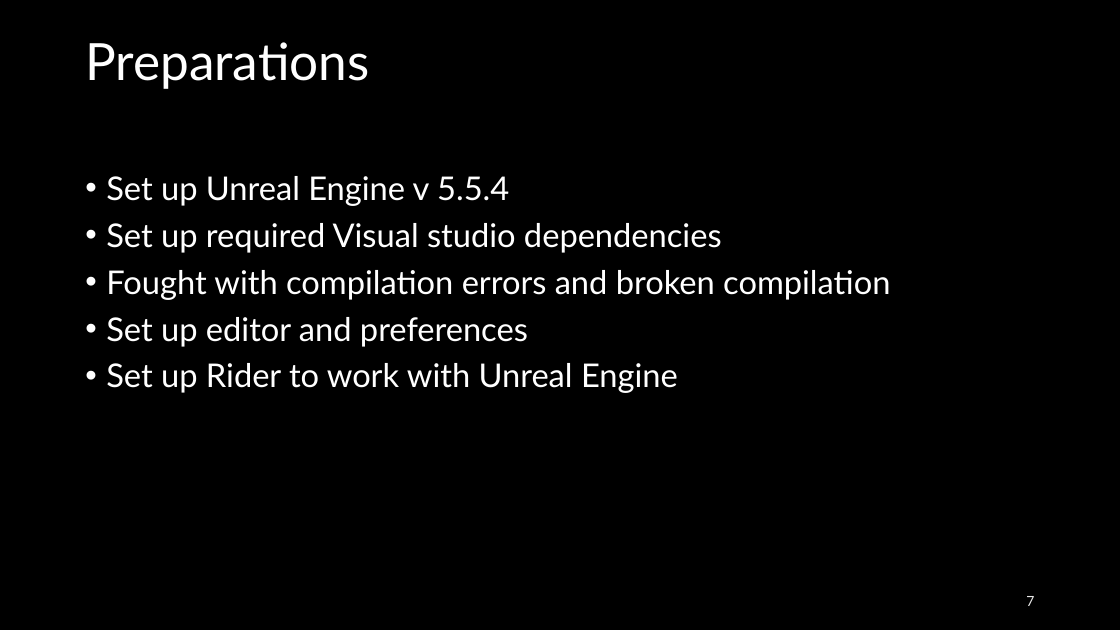
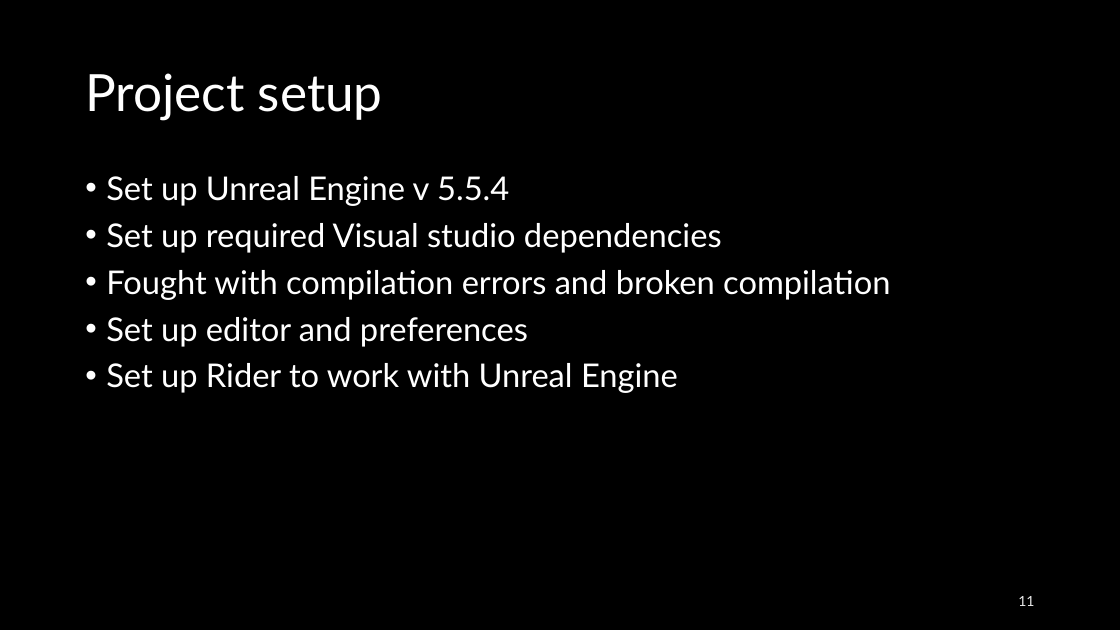
Before and after one commit to Raamxie/BGEN, a slide deck: slide 11 of Automatic generation of enemies in a survival computer.pptx (slide 7 before the commit). Drawn at 1120x630 pixels with LibreOffice and Linux fonts; fonts in the diff are those of the drawing. Boxes give left, top, right and bottom in pixels: in the first picture for what was removed or moved away, otherwise in the second. Text is boxed around its words. In the diff, an @@ line names an element or a change of style, - is before the commit and + after.

```diff
--- a/Automatic generation of enemies in a survival computer.pptx
+++ b/Automatic generation of enemies in a survival computer.pptx
@@ title at (85, 73, 383, 120): text changed @@
-Preparations
+Project setup
@@ page number at (1018, 596, 1034, 606): text changed @@
-7
+11
```
Also in this commit, not shown: 5 other slides changed, 6 slides added, 1 slide removed, 9 other files.
